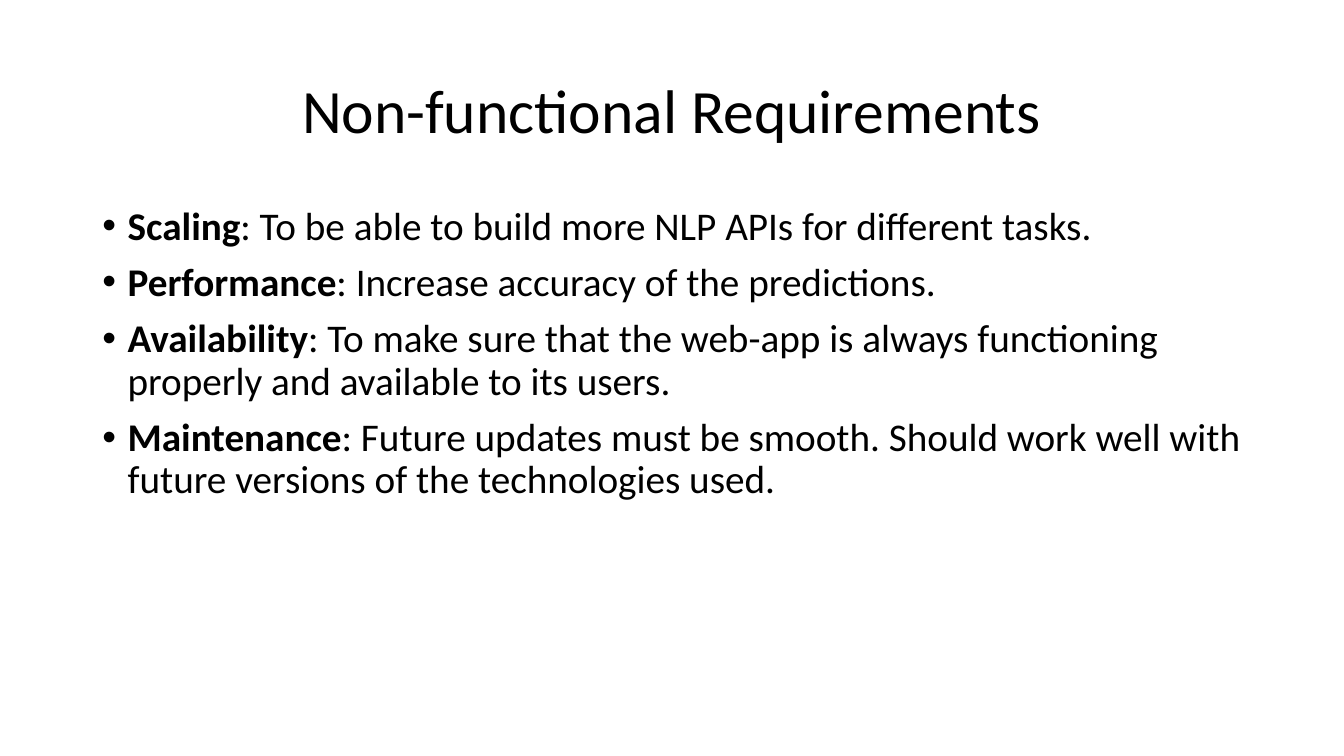
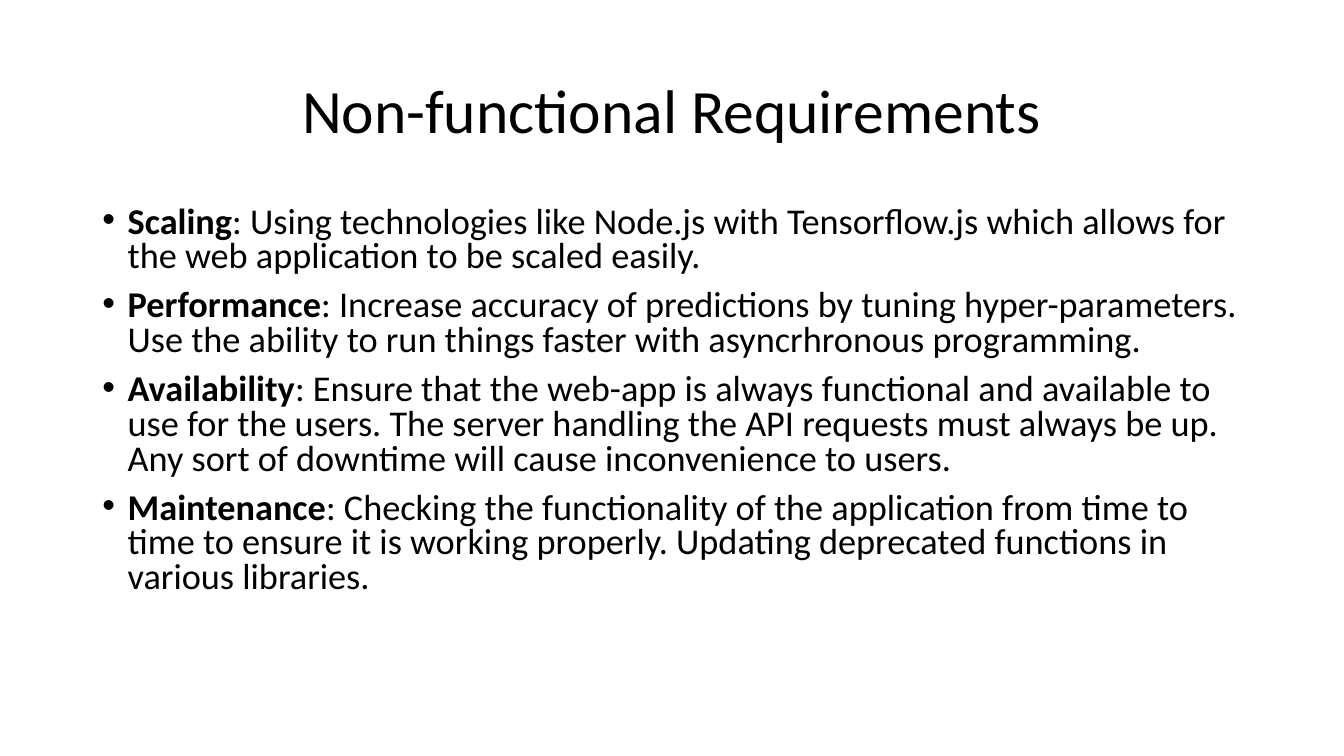
Before and after one commit to HarshaKy/text-classifier, a slide deck: slide 13 of docs/presentation/Presentation.pptx. Drawn at 1344x756 pixels with LibreOffice and Linux fonts; fonts in the diff are those of the drawing. Boxes give left, top, right and bottom in pixels: in the first picture for what was removed or moved away, otherwise in the second. Text is boxed around its words. In the diff, an @@ line names an element or a change of style, - is before the commit and + after.

```diff
--- a/docs/presentation/Presentation.pptx
+++ b/docs/presentation/Presentation.pptx
@@ text at bbox=[128, 208, 1236, 590]: text changed; size 28 to 25.9 pt @@
-• Scaling: To be able to build more NLP APIs for different tasks.
-• Performance: Increase accuracy of the predictions.
-• Availability: To make sure that the web-app is always functioning properly and available to its users.
-• Maintenance: Future updates must be smooth. Should work well with future versions of the technologies used.
+• Scaling: Using technologies like Node.js with Tensorflow.js which allows for the web application to be scaled easily.
+• Performance: Increase accuracy of predictions by tuning hyper-parameters. Use the ability to run things faster with asyncrhronous programming.
+• Availability: Ensure that the web-app is always functional and available to use for the users. The server handling the API requests must always be up. Any sort of downtime will cause inconvenience to users.
+• Maintenance: Checking the functionality of the application from time to time to ensure it is working properly. Updating deprecated functions in various libraries.
```
Also in this commit, not shown: 5 other files.
